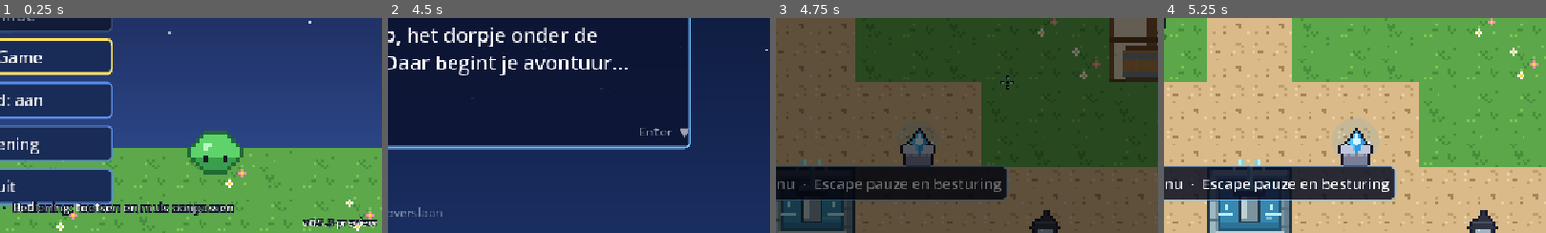
Above: before the commit, frames 1-4 (left to right).
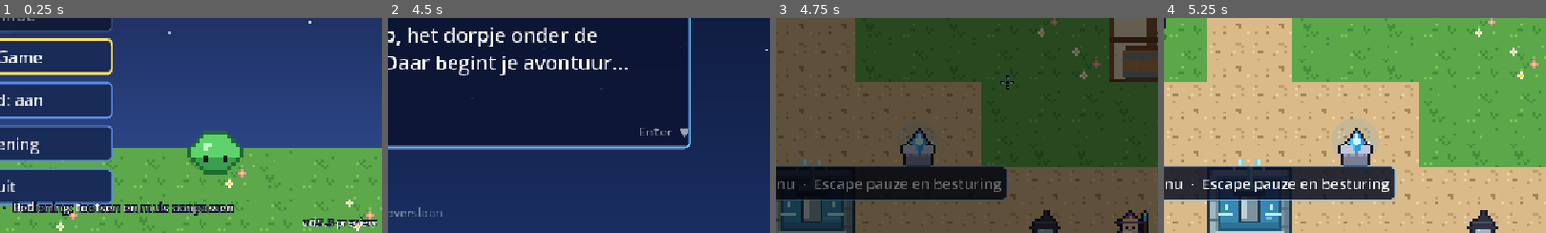
Above: after the commit, the same moments.

Repository: sjorswakka-sketch/bluemap
Game: Godot game, scene res://scenes/title.tscn
Same seed, same stepped clock (60 frames per second), same inputs: the game is played once before the commit and once after it.
Inputs (mouse positions are % of the whole screen's width and height, from its top left):
- Up to frame 1 (0.25 s): no input
- Up to frame 2 (4.5 s): click "New Game" at 0.5 s; tap Enter (ui_accept) at 1.25, 1.52 s; move the mouse to (72, 45) at 1.27 s; hold D (move_right) 1.28-2 s; hold Space (attack) 1.28-2 s; click (72, 45) at 1.42 s; drag from (30, 55) to (45, 70) at 2.02 s; move the mouse to (60, 28) at 2.77 s; hold D (move_right) 2.78-3.5 s; hold C (crafting) 2.78-3.5 s; drag from (45, 70) to (20, 35) at 3.52 s; move the mouse to (80, 65) at 4.27 s; hold A (move_left) from 4.28 s (still down); hold E (interact) from 4.28 s (still down)
- Up to frame 3 (4.75 s): keep holding A (move_left); keep holding E (interact); tap Enter (ui_accept) at 4.52 s
- Up to frame 4 (5.25 s): release A (move_left) at 5 s; release E (interact) at 5 s; drag from (20, 35) to (35, 25) at 5.02 s
The pictures show only the part of the screen within x 50-100%, y 50-100%; the shares and areas given below are measured in that part.

Frames 1-2 are identical in both runs. In frame 3, 0.6% of the frame differs, in the area x 88-98%, y 89-100%; in frame 4, nothing differs.

Commit message:
NPC's terug op bestaande sheets zodat de build slaagt (unieke outfits kunnen later worden gegenereerd)

Diff:
--- a/scripts/data/ext/polijst.gd
+++ b/scripts/data/ext/polijst.gd
@@ -1,6 +1,7 @@
 extends RefCounted
 ## Grote polish-uitbreiding: Dauwbos, langere quests, meer NPC's.
-## Unieke outfits via art_x_polish.py.
+## Unieke outfits via art_x_polish.py (sheets moeten nog gegenereerd worden).
+## Tijdelijk op bestaande sheets zodat de build slaagt.
 
 const MAPS := {
 	"dauwbos": preload("res://scripts/maps/dauwbos.gd"),
@@ -60,7 +61,7 @@
 
 const NPCS := {
 	"lotte": {
-		"name": "Lotte de lantaarnmaker", "sheet": "npc_lotte",
+		"name": "Lotte de lantaarnmaker", "sheet": "npc_greta",
 		"rules": [
 			{"if": [["step", "lantaarn", 1]], "talk": "lotte_klaar"},
 			{"if": [["no_flag", "lotte_ontmoet"]], "talk": "lotte_intro"},
@@ -68,14 +69,14 @@
 		],
 	},
 	"kasper": {
-		"name": "Kasper de handelaar", "sheet": "npc_kasper",
+		"name": "Kasper de handelaar", "sheet": "npc_tobias",
 		"rules": [
 			{"if": [["no_flag", "kasper_ontmoet"]], "talk": "kasper_intro"},
 			{"talk": "kasper_menu"},
 		],
 	},
 	"elke": {
-		"name": "Elke de kruidenier", "sheet": "npc_elke",
+		"name": "Elke de kruidenier", "sheet": "npc_mila",
 		"rules": [
 			{"if": [["step", "kruiden", 1]], "talk": "elke_klaar"},
 			{"if": [["no_flag", "elke_ontmoet"]], "talk": "elke_intro"},
@@ -83,14 +84,14 @@
 		],
 	},
 	"willem": {
-		"name": "Willem de verhalenverteller", "sheet": "npc_willem",
+		"name": "Willem de verhalenverteller", "sheet": "npc_bram",
 		"rules": [
 			{"if": [["no_flag", "willem_ontmoet"]], "talk": "willem_intro"},
 			{"talk": "willem_menu"},
 		],
 	},
 	"mira": {
-		"name": "Mira de dauwbewaarder", "sheet": "npc_mira",
+		"name": "Mira de dauwbewaarder", "sheet": "npc_mila",
 		"rules": [
 			{"if": [["step", "dauw", 2]], "talk": "mira_klaar"},
 			{"if": [["step", "dauw", 1]], "talk": "mira_steen"},
@@ -99,14 +100,14 @@
 		],
 	},
 	"tomas": {
-		"name": "Tomas de oude", "sheet": "npc_tomas",
+		"name": "Tomas de oude", "sheet": "npc_bram",
 		"rules": [
 			{"if": [["no_flag", "tomas_ontmoet"]], "talk": "tomas_intro"},
 			{"talk": "tomas_menu"},
 		],
 	},
 	"noor": {
-		"name": "Noor de verzamelaar", "sheet": "npc_noor",
+		"name": "Noor de verzamelaar", "sheet": "npc_tobias",
 		"rules": [
 			{"if": [["no_flag", "noor_ontmoet"]], "talk": "noor_intro"},
 			{"talk": "noor_menu"},
